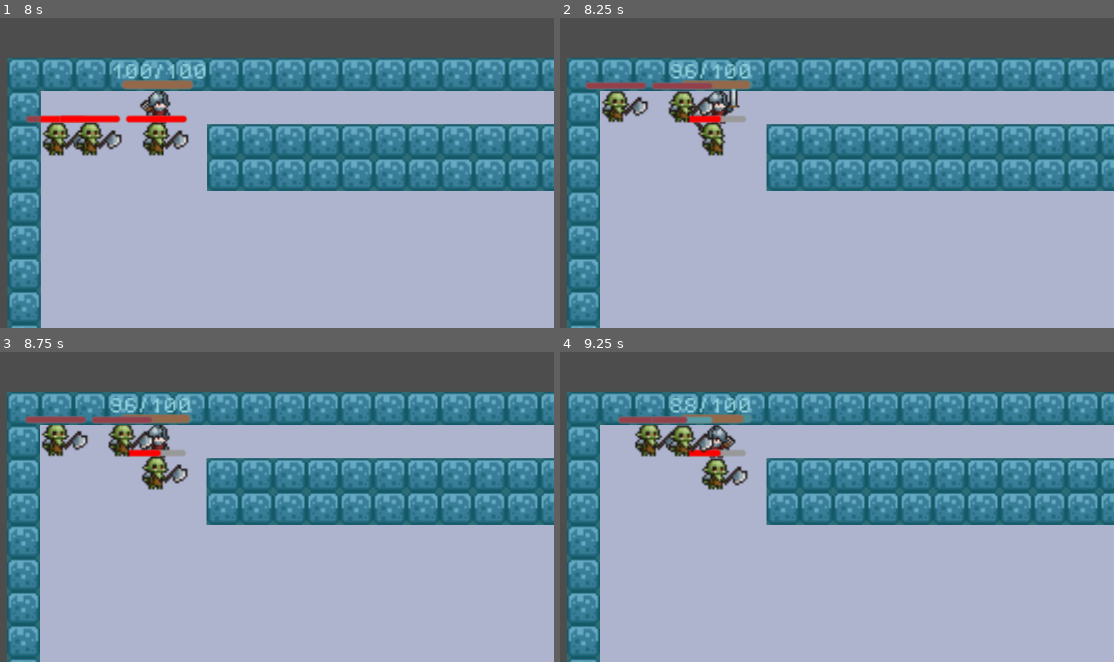
Above: before the commit, frames 1-4 (two rows, left to right).
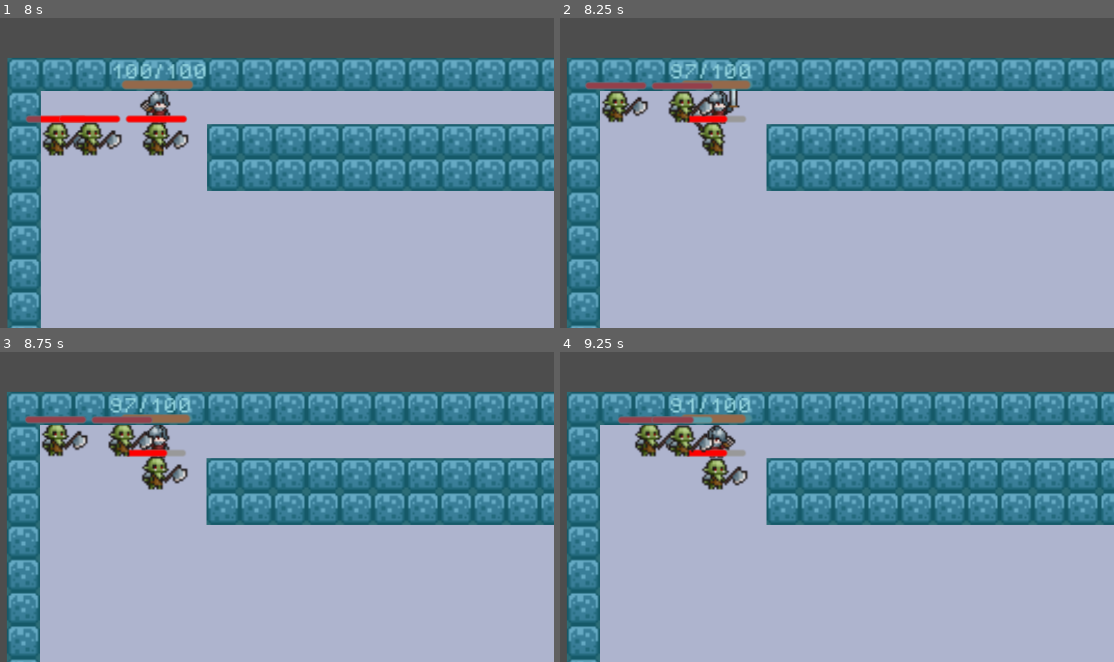
Above: after the commit, the same moments.

Repository: leon-chow/age-of-dungeons
Game: Godot game, scene res://game.tscn
Two runs of this game, one before a commit and one after it. Both use one fixed random seed, a clock stepped at 60 frames per second and the inputs below.
Inputs:
- Up to frame 1 (8 s): hold Right (ui_right) 0.53-1.28 s; hold Down (ui_down) 1.28-2.03 s; hold Right (ui_right) 2.03-2.78 s; hold Up (ui_up) 2.78-3.53 s; hold Left (ui_left) 3.53-5.03 s; hold Down (ui_down) 5.03-5.78 s; hold Right (ui_right) 5.78-6.53 s; hold Up (ui_up) 6.53-7.28 s; hold Right (ui_right) from 7.28 s (still down)
- Up to frame 2 (8.25 s): release Right (ui_right) at 8.03 s; hold Down (ui_down) from 8.03 s (still down)
- Up to frame 3 (8.75 s): keep holding Down (ui_down)
- Up to frame 4 (9.25 s): release Down (ui_down) at 8.78 s; hold Left (ui_left) from 8.78 s (still down)

Frame 1 is identical in both runs. In frame 2, less than 0.1% of the frame differs, in the area x 22-31%, y 14-34%; in frame 3, less than 0.1%; in frame 4, 0.1%, in the area x 20-34%, y 14-34%.

Commit message:
refactor damage calculation

Diff:
--- a/characters/enemies/enemy.gd
+++ b/characters/enemies/enemy.gd
@@ -99,8 +99,8 @@
 func attack() -> void:
 	animation.play("attack")
 	print(name, " is attacking...");
-	var damage = self.atk;
-	player.hp -= damage;
+	var damage = self.atk - player.def;
+	player.hp -= max(damage, 1);
 	print("player HP: ", player.hp);
 	player.hurt();
 	end_turn();
--- a/characters/enemies/enemy_1.gd
+++ b/characters/enemies/enemy_1.gd
@@ -7,10 +7,10 @@
 func _ready() -> void:
 	self.level = 1;
 	self.hp = 10;
-	self.atk = 4;
-	self.def = 1;
-	self.matk = 1;
-	self.mdef = 1;
+	self.atk = 5;
+	self.def = 2;
+	self.matk = 2;
+	self.mdef = 2;
 	self.speed = 5;
 	self.enemyExp = 10;
 	super();
--- a/characters/player/player.gd
+++ b/characters/player/player.gd
@@ -19,10 +19,10 @@
 var energy: int = 100;
 var hp: int = 100;
 var maxHp: int = 100;
-var atk: int = 1;
-var def: int = 1;
-var matk: int = 1;
-var mdef: int = 1;
+var atk: int = 5;
+var def: int = 2;
+var matk: int = 5;
+var mdef: int = 2;
 var playerExp: int = 0;
 var expRequiredToLevel: int = 20;
 
@@ -75,6 +75,7 @@
 					attack($RayCastUp.get_collider());
 
 func _on_level_up():
+	var levelUpAnimation = create_tween();
 	improve_stats();
 	self.playerExp -= expRequiredToLevel;
 	level += 1;
@@ -82,6 +83,7 @@
 
 func improve_stats():
 	maxHp += 20;
+	hp += 20;
 	atk += 5;
 	def += 5;
 	matk += 5;
@@ -113,7 +115,7 @@
 func attack(enemy) -> void:
 	animation.play("attack")
 	print("you are attacking ", enemy.name);
-	var damage = enemy.atk;
-	enemy.hp -= damage;
+	var damage = atk - enemy.def;
+	enemy.hp -= max(damage, 1);
 	print(enemy.name, " HP: ", enemy.hp);
 	end_turn();
